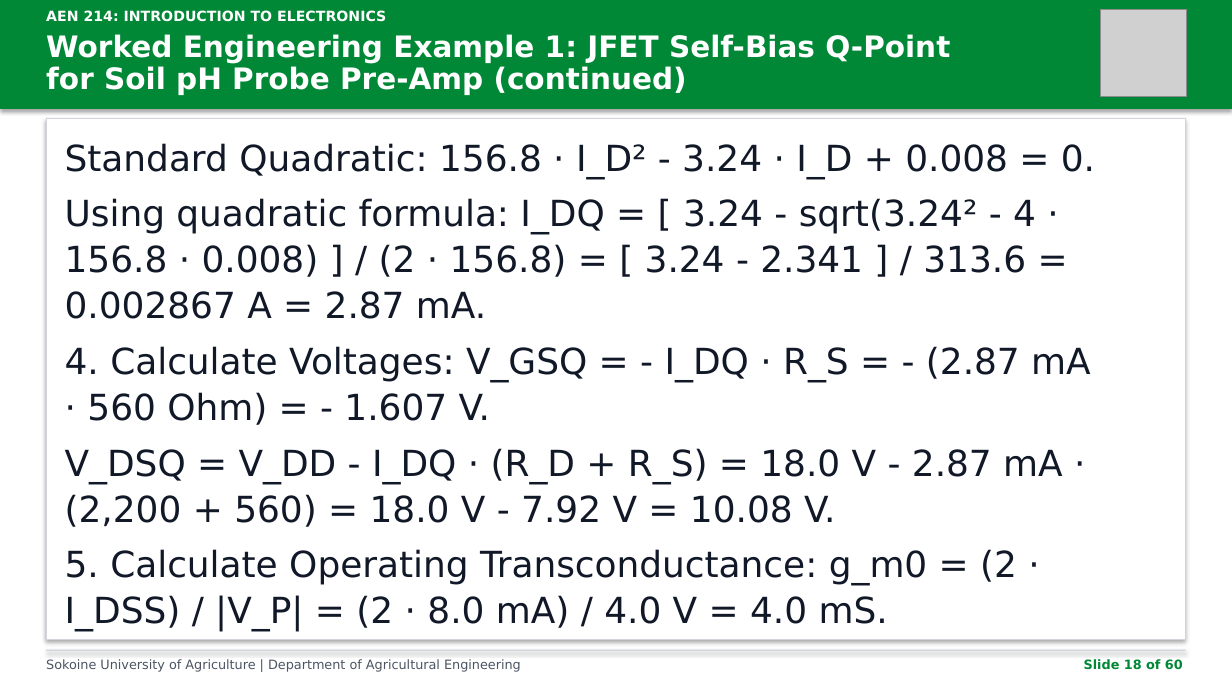
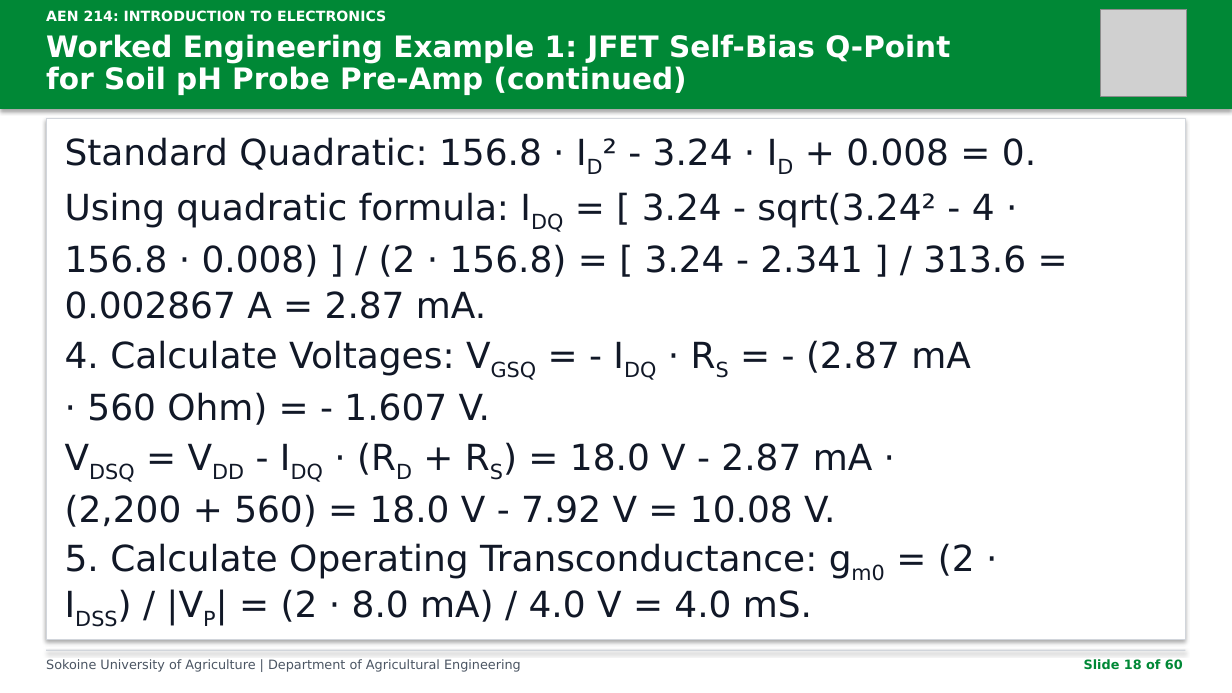
Before and after one commit to kadefue/Course_Notes, a slide deck: slide 18 of AEN 214/Lectures/AEN_214_Lecture_6.pptx. Drawn at 1232x693 pixels with LibreOffice and Linux fonts; fonts in the diff are those of the drawing; grey boxes stand for pictures. Boxes give left, top, right and bottom in pixels: in the first picture for what was removed or moved away, otherwise in the second. Text is boxed around its words. In the diff, an @@ line names an element or a change of style, - is before the commit and + after.

```diff
--- a/AEN 214/Lectures/AEN_214_Lecture_6.pptx
+++ b/AEN 214/Lectures/AEN_214_Lecture_6.pptx
@@ text at box(65, 137, 1036, 170): text changed @@
-Standard Quadratic: 156.8 · I_D² - 3.24 · I_D + 0.008 = 0.
+Standard Quadratic: 156.8 · ID² - 3.24 · ID + 0.008 = 0.
@@ text at box(65, 192, 1026, 319): text changed @@
-Using quadratic formula: I_DQ = [ 3.24 - sqrt(3.24² - 4 ·
-156.8 · 0.008) ] / (2 · 156.8) = [ 3.24 - 2.341 ] / 313.6 =
-0.002867 A = 2.87 mA.
+Using quadratic formula: IDQ = [ 3.24 - sqrt(3.24² - 4 ·
+156.8 · 0.008) ] / (2 · 156.8) = [ 3.24 - 2.341 ] / 313.6 =
+0.002867 A = 2.87 mA.
@@ text at box(65, 340, 971, 425): text changed @@
-4. Calculate Voltages: V_GSQ = - I_DQ · R_S = - (2.87 mA
-· 560 Ohm) = - 1.607 V.
+4. Calculate Voltages: VGSQ = - IDQ · RS = - (2.87 mA
+· 560 Ohm) = - 1.607 V.
@@ text at box(65, 443, 873, 527): text changed @@
-V_DSQ = V_DD - I_DQ · (R_D + R_S) = 18.0 V - 2.87 mA ·
-(2,200 + 560) = 18.0 V - 7.92 V = 10.08 V.
+VDSQ = VDD - IDQ · (RD + RS) = 18.0 V - 2.87 mA ·
+(2,200 + 560) = 18.0 V - 7.92 V = 10.08 V.
@@ text at box(65, 543, 975, 622): text changed @@
-5. Calculate Operating Transconductance: g_m0 = (2 ·
-I_DSS) / |V_P| = (2 · 8.0 mA) / 4.0 V = 4.0 mS.
+5. Calculate Operating Transconductance: gm0 = (2 ·
+IDSS) / |VP| = (2 · 8.0 mA) / 4.0 V = 4.0 mS.
```
Also in this commit, not shown: 39 other slides changed, 20 other files.
